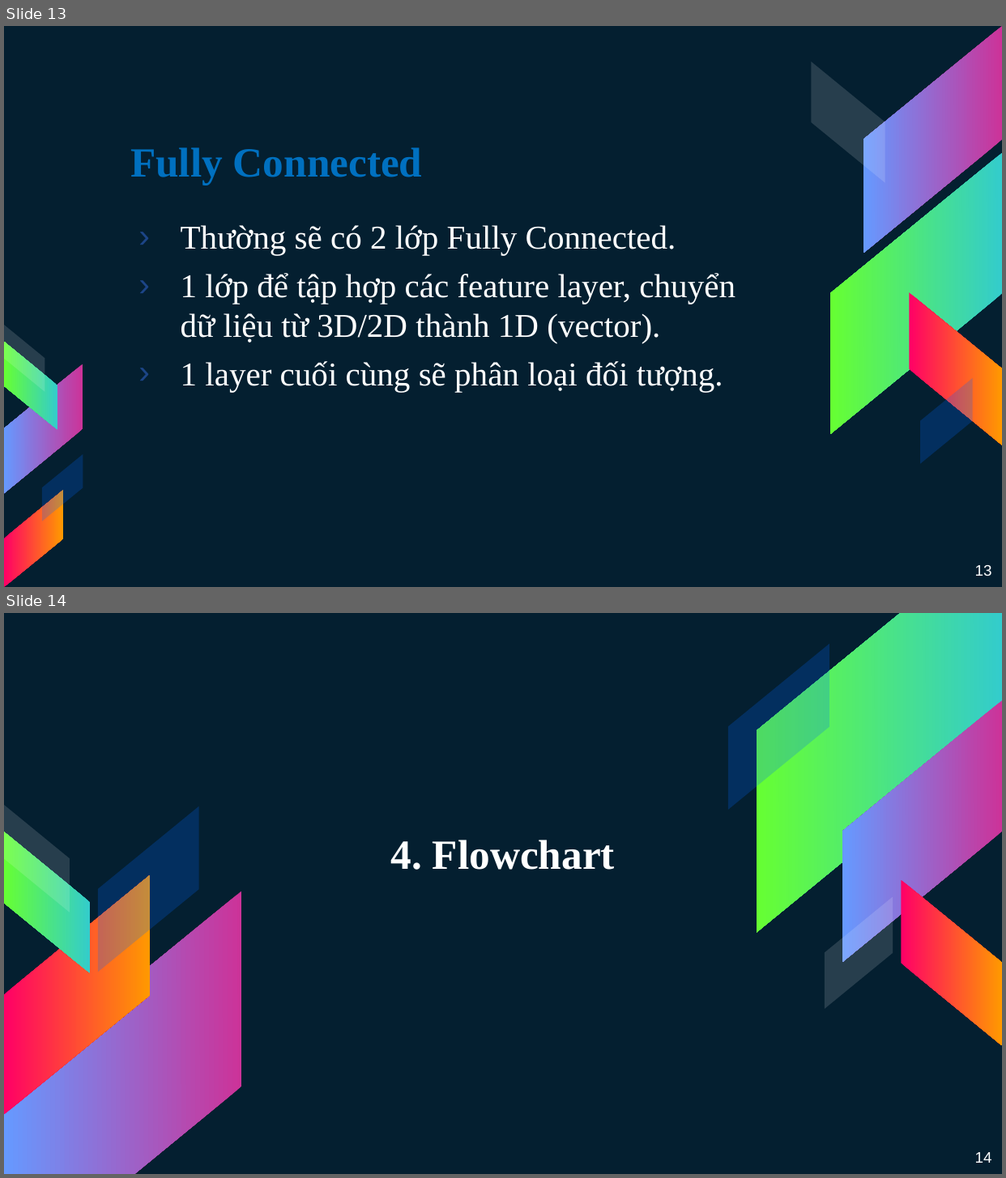
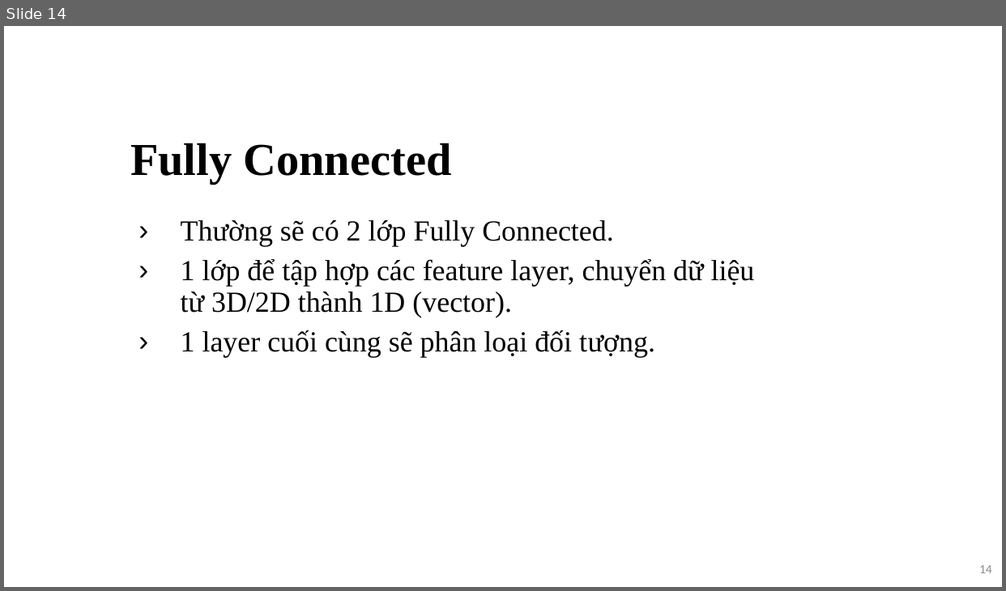
Before and after one commit to 15110383/MachineLearning, a slide deck: MALE.pptx. Shown one above the other, each under a label of ours: slides 13 and 14 before the commit, slide 14 after it. The pictures are 1006x1178 and 1006x591 pixels, drawn with LibreOffice and Linux fonts; fonts in the diff are those of the drawing. Boxes give left, top, right and bottom in pixels: in the first picture for what was removed or moved away, otherwise in the second. Text is boxed around its words. In the diff, an @@ line names an element or a change of style, - is before the commit and + after.

```diff
--- a/MALE.pptx
+++ b/MALE.pptx
@@ slide 14 removed at (4, 613, 1002, 1174), background #041F30 @@
@@ parallelogram removed at (757, 613, 1002, 932) @@
@@ parallelogram removed at (728, 644, 829, 809) @@
@@ parallelogram removed at (842, 700, 1002, 962) @@
@@ parallelogram removed at (4, 805, 70, 913) @@
@@ parallelogram removed at (98, 806, 199, 972) @@
@@ parallelogram removed at (4, 832, 90, 973) @@
@@ title removed at (391, 840, 615, 870) @@
-4. Flowchart
@@ parallelogram removed at (4, 875, 150, 1115) @@
@@ parallelogram removed at (5, 891, 242, 1174) @@
@@ parallelogram removed at (825, 897, 892, 1008) @@
@@ parallelogram removed at (901, 880, 1001, 1046) @@
@@ page number removed at (975, 1152, 992, 1163) @@
-14
@@ what was slide 13 is now slide 14 @@
@@ slide 14 changed as well @@
@@ background #041F30 to #FFFFFF @@
@@ title "Fully Connected" at (130, 143, 452, 183): size 30 to 33 pt, text colour #0070C0 to #000000; line spacing 1 to 0.9 @@
@@ text "Thường sẽ có 2 lớp ..." at (181, 220, 755, 358): size 24 to 21 pt, text colour #FFFFFF to #000000; line spacing 1 to 0.9 @@
@@ group removed at (811, 26, 1002, 464): 5 parallelograms @@
@@ group removed at (4, 326, 83, 587): 5 parallelograms @@
@@ page number at (979, 565, 992, 574): text changed; size 11 to 9 pt; font Arial to Calibri; text colour #FFFFFF to #8C8C8C @@
-13
+14
```
Also in this commit, not shown: 11 other slides changed, 8 slides added, 5 other slides removed, 1 other file.
